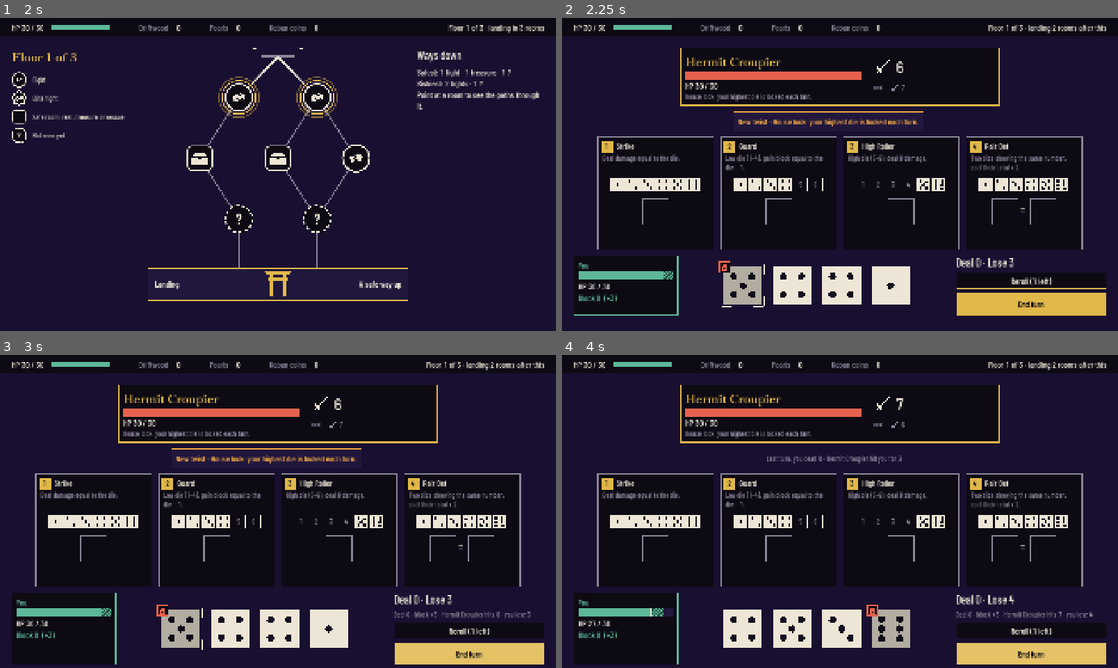
Above: before the commit, frames 1-4 (two rows, left to right).
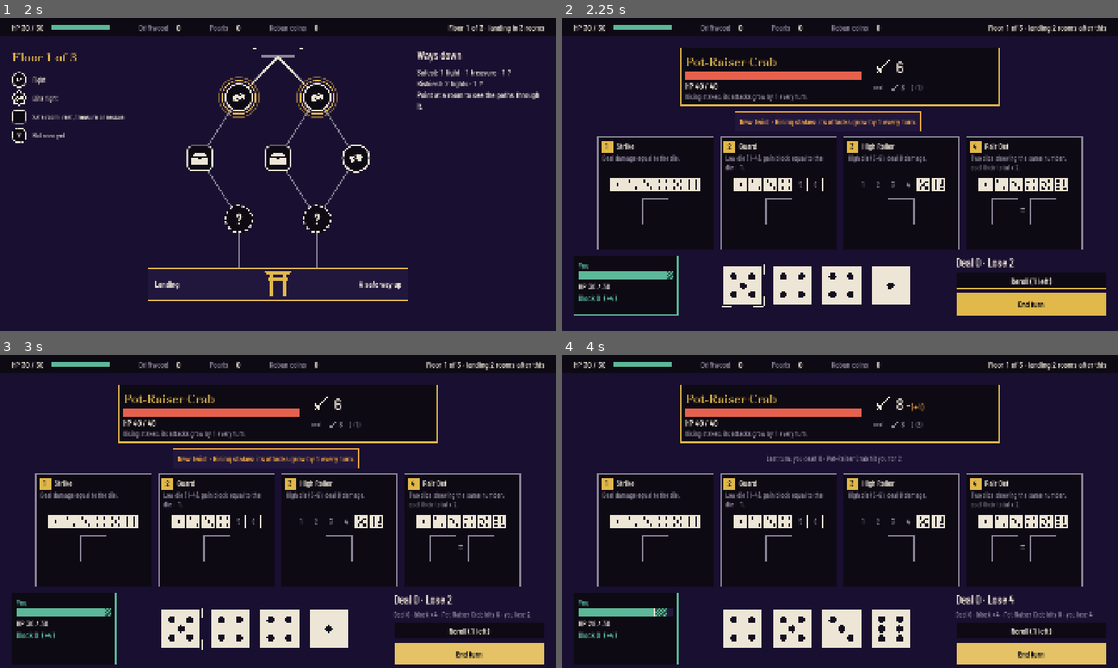
Above: after the commit, the same moments.

Repository: vantaloomin/saikoro-bay
Game: Godot game, scene res://game/boot/boot.tscn
Same seed, same stepped clock (60 frames per second), same inputs: the game is played once before the commit and once after it.
Inputs (mouse positions are in pixels of both pictures, inside the frame that each line leads up to):
- Up to frame 1 (2 s): click "Go down" at 0.5 s; click "Go down" at 1.25 s
- Up to frame 2 (2.25 s): tap Enter (ui_accept) at 2 s; drag from (801, 96) to (895, 105) at 2.02 s
- Up to frame 3 (3 s): click "End turn" at 2.75 s
- Up to frame 4 (4 s): click "End turn" at 3.5 s

Frame 1 is identical in both runs. In frame 2, 1.7% of the frame differs, in the area x 8-82%, y 12-92%; in frame 3, 1.8%, in the area x 8-96%, y 12-94%; in frame 4, 1.6%.

Commit message:
Enemies: Pufferfish Bouncer and Pot-Raiser Crab (#32)
Two more regular enemies, so fight rooms draw from five. Pufferfish Bouncer has Spines: dice left unplaced give no block, shown on the block line and in the End turn detail. Pot-Raiser Crab has Rising stakes: its attacks grow by 1 every turn, shown on the intent with an up arrow. Both are tuned to lose about 5-6 HP a fight against the greedy bot, and every CI band still passes.

Diff:
--- a/data/enemies.json
+++ b/data/enemies.json
@@ -18,6 +18,16 @@
 			"twist": "snake_eyes", "twist_text": "Snake eyes: each unplaced 1 bites for 1."
 		},
 		{
+			"id": "pufferfish_bouncer", "name": "Pufferfish Bouncer", "tier": "regular", "hp": 36,
+			"intents": ["attack:8", "attack:5+guard:6"],
+			"twist": "spines", "twist_text": "Spines: dice you leave unplaced give no block."
+		},
+		{
+			"id": "pot_raiser_crab", "name": "Pot-Raiser Crab", "tier": "regular", "hp": 40,
+			"intents": ["attack:6", "attack:7"],
+			"twist": "rising_stakes", "twist_text": "Rising stakes: its attacks grow by 1 every turn."
+		},
+		{
 			"id": "pit_boss_octopus", "name": "Pit Boss Octopus", "tier": "elite", "hp": 46,
 			"intents": ["attack:9", "attack:6+guard:6", "attack:11"],
 			"twist": "house_lock", "twist_text": "House lock: your highest die is locked each turn."
--- a/game/delve/board/fight_board.gd
+++ b/game/delve/board/fight_board.gd
@@ -37,6 +37,11 @@
 			if current.has(kind):
 				BoardStyle.draw_intent_glyph(self, Rect2(x, 10, 72, 72), kind, BoardStyle.INK)
 				draw_string(font, Vector2(x + 80, 70), str(current[kind]), HORIZONTAL_ALIGNMENT_LEFT, -1, BoardStyle.BIG, BoardStyle.INK)
+				if kind == "attack" and current.has("raised"):
+					# Rising stakes, shown climbing (Mara, #32).
+					_draw_raise(font, Vector2(x + 80 + font.get_string_size(str(current[kind]), HORIZONTAL_ALIGNMENT_LEFT, -1, BoardStyle.BIG).x + 8, 70),
+						current["raised"] as int, BoardStyle.BODY, BoardStyle.AMBER)
+					x += 90
 				x += 190
 		draw_string(font, Vector2(0, 128), "next", HORIZONTAL_ALIGNMENT_LEFT, -1, BoardStyle.SMALL, BoardStyle.DIM)
 		x = 60
@@ -44,7 +49,20 @@
 			if next.has(kind):
 				BoardStyle.draw_intent_glyph(self, Rect2(x, 104, 32, 32), kind, BoardStyle.DIM)
 				draw_string(font, Vector2(x + 36, 130), str(next[kind]), HORIZONTAL_ALIGNMENT_LEFT, -1, BoardStyle.BODY, BoardStyle.DIM)
+				if kind == "attack" and next.has("raised"):
+					_draw_raise(font, Vector2(x + 36 + font.get_string_size(str(next[kind]), HORIZONTAL_ALIGNMENT_LEFT, -1, BoardStyle.BODY).x + 6, 130),
+						next["raised"] as int, BoardStyle.SMALL, BoardStyle.DIM)
+					x += 70
 				x += 90
+
+	## "(+2)" after an attack raised by Rising stakes, with a small up arrow
+	## drawn in front so it reads as climbing, not as the base number.
+	func _draw_raise(font: Font, at: Vector2, amount: int, font_size: int, color: Color) -> void:
+		var h: float = font_size * 0.5
+		var tip: Vector2 = at + Vector2(h * 0.5, -font_size * 0.75)
+		draw_colored_polygon(PackedVector2Array([tip, tip + Vector2(h * 0.5, h * 0.6), tip + Vector2(-h * 0.5, h * 0.6)]), color)
+		draw_line(tip + Vector2(0, h * 0.5), tip + Vector2(0, h * 1.3), color, 3.0)
+		draw_string(font, at + Vector2(h + 4, 0), "(+%d)" % amount, HORIZONTAL_ALIGNMENT_LEFT, -1, font_size, color)
 
 
 var fight: Fight
@@ -434,7 +452,11 @@
 	_player_bar.ghost = _turn["lost"] if planning else 0
 	_player_hp.text = "HP %d / %d" % [_shown_player_hp, fight.player_max_hp]
 	var gain: int = _turn["block"] if planning else 0
+	var spined: int = _turn["spined"] if planning else 0
 	_player_block.text = "Block %d  (+%d)" % [_shown_player_block, gain] if gain > 0 else "Block %d" % _shown_player_block
+	if spined > 0:
+		# The cost of Spines sits on the stat it changes (Mara, #32).
+		_player_block.text = "Block %d  (+%d · spines stop %d)" % [_shown_player_block, gain, spined]
 
 
 func _set_preview(card: SlotCard, s: Fight.Slot) -> void:
@@ -494,7 +516,7 @@
 ## enemy_lost, state, detail (the full breakdown line).
 func turn_preview() -> Dictionary:
 	var preview: Dictionary = fight.preview_end_turn()
-	var t: Dictionary = {"dealt": 0, "into_guard": 0, "block": 0, "bites": 0, "hit": 0, "hit_taken": 0}
+	var t: Dictionary = {"dealt": 0, "into_guard": 0, "block": 0, "bites": 0, "hit": 0, "hit_taken": 0, "spined": 0}
 	for event: Dictionary in preview["events"] as Array[Dictionary]:
 		match event["type"] as String:
 			"damage":
@@ -509,6 +531,9 @@
 			"block":
 				if event["target"] == "player":
 					t["block"] += event["amount"] as int
+			"twist":
+				if event["twist"] == "spines":
+					t["spined"] += event["amount"] as int
 	t["lost"] = fight.player_hp - (preview["player_hp"] as int)
 	t["enemy_lost"] = fight.enemy_hp - (preview["enemy_hp"] as int)
 	t["state"] = preview["state"]
@@ -516,6 +541,8 @@
 	parts.append("Deal %d (%d into guard)" % [t["dealt"], t["into_guard"]] if (t["into_guard"] as int) > 0 else "Deal %d" % t["dealt"])
 	if (t["block"] as int) > 0:
 		parts.append("block +%d" % t["block"])
+	if (t["spined"] as int) > 0:
+		parts.append("spines stop %d block" % t["spined"])
 	if preview["state"] == Fight.State.WON:
 		parts.append("%s goes down first" % fight.enemy_name)
 	else:
--- a/sim/data/game_data.gd
+++ b/sim/data/game_data.gd
@@ -48,7 +48,7 @@
 	},
 	"enemies": {
 		"id": "id", "name": "string", "tier": "enum:regular|elite", "hp": "int", "intents": "string_list",
-		"twist": "enum:none|house_lock|snake_eyes", "twist_text": "string?",
+		"twist": "enum:none|house_lock|snake_eyes|rising_stakes|spines", "twist_text": "string?",
 	},
 	"delve": {
 		"id": "id", "floors": "int", "rows_per_floor": "int",
--- a/sim/fight/fight.gd
+++ b/sim/fight/fight.gd
@@ -11,7 +11,8 @@
 ## end_turn() runs one fixed pipeline (spec: specs/dice-fight-rules.md):
 ##   1. complete slots resolve in card order (all of them, even past 0 HP);
 ##      a half-filled Pair Bet doesn't fire and its die counts as unused
-##   2. each unused, unlocked die gives unused-die block
+##   2. each unused, unlocked die gives unused-die block (none against
+##      Spines)
 ##   3. win check: enemy at 0 HP wins; the enemy doesn't act, Mend fires
 ##   4. twist damage (Snake eyes: each unused 1 bites for 1, ignoring block;
 ##      a bite to 0 HP loses on the spot)
@@ -211,14 +212,25 @@
 func current_intent() -> Dictionary:
 	if _intents.is_empty():
 		return {}
-	return _intents[intent_index % _intents.size()]
+	return _raised(_intents[intent_index % _intents.size()], intent_index)
 
 
 ## The intent after this one, for the small dimmed "next" display.
 func next_intent() -> Dictionary:
 	if _intents.is_empty():
 		return {}
-	return _intents[(intent_index + 1) % _intents.size()]
+	return _raised(_intents[(intent_index + 1) % _intents.size()], intent_index + 1)
+
+
+## Rising stakes: attacks grow by 1 every turn, on top of the cycle, so
+## the n-th intent (from 0) attacks for n more. Other twists leave it as is.
+func _raised(intent: Dictionary, index: int) -> Dictionary:
+	if twist != "rising_stakes" or not intent.has("attack") or index <= 0:
+		return intent
+	var out: Dictionary = intent.duplicate()
+	out["attack"] = (intent["attack"] as int) + index
+	out["raised"] = index
+	return out
 
 
 func has_perk(perk_id: String) -> bool:
@@ -378,6 +390,10 @@
 	for d: Die in unused:
 		if not d.locked:
 			unused_block += _unused_die_block
+	if twist == "spines" and unused_block > 0:
+		# Spines: unused dice give no block.
+		events.append({"type": "twist", "twist": "spines", "amount": unused_block})
+		unused_block = 0
 	if unused_block > 0:
 		player_block += unused_block
 		events.append({"type": "block", "target": "player", "amount": unused_block, "source": "unused_dice"})
--- a/tests/integration/test_fight_board.gd
+++ b/tests/integration/test_fight_board.gd
@@ -209,3 +209,27 @@
 		var wav: AudioStreamWAV = BoardSounds.stream(cue)
 		assert_not_null(wav, cue)
 		assert_between(wav.get_length(), 0.03, 0.6, cue)
+
+
+func test_spines_show_their_cost_on_the_block_line() -> void:
+	var puffer: Fight = Fight.create(data, "fresh", "pufferfish_bouncer", RngStreams.new(4))
+	var values: Array[int] = [1, 1, 4, 3]
+	for i: int in 4:
+		puffer.hand[i].value = values[i]
+	var other: FightBoard = BOARD.instantiate() as FightBoard
+	other.setup(puffer, data)
+	add_child_autofree(other)
+	other._on_die_pressed(2)
+	other._on_slot_pressed("guard")
+	assert_string_contains(other._player_block.text, "spines stop 3")
+	assert_string_contains(other.turn_preview()["detail"], "spines stop 3 block")
+
+
+func test_rising_stakes_mark_the_raise_on_the_intent() -> void:
+	var crab: Fight = Fight.create(data, "fresh", "pot_raiser_crab", RngStreams.new(4))
+	crab.intent_index = 2
+	var other: FightBoard = BOARD.instantiate() as FightBoard
+	other.setup(crab, data)
+	add_child_autofree(other)
+	assert_eq(other._intent.current["raised"], 2)
+	assert_eq(other._intent.next["raised"], 3)
--- a/tests/unit/test_fight.gd
+++ b/tests/unit/test_fight.gd
@@ -11,6 +11,10 @@
 		"twist": "house_lock", "twist_text": "t"},
 	{"id": "snake_eyes_eel", "name": "Snake-Eyes Eel", "tier": "regular", "hp": 16, "intents": ["attack:4", "attack:4", "attack:9"],
 		"twist": "snake_eyes", "twist_text": "t"},
+	{"id": "test_puffer", "name": "Test Puffer", "tier": "regular", "hp": 30, "intents": ["attack:9"],
+		"twist": "spines", "twist_text": "t"},
+	{"id": "test_crab", "name": "Test Crab", "tier": "regular", "hp": 30, "intents": ["attack:4", "attack:5"],
+		"twist": "rising_stakes", "twist_text": "t"},
 	{"id": "test_elite", "name": "Test Elite", "tier": "elite", "hp": 40, "intents": ["attack:8"],
 		"twist": "none", "twist_text": ""},
 ]
@@ -343,6 +347,39 @@
 		if event["source"] == "twist:snake_eyes":
 			bites += 1
 	assert_eq(bites, 2)
+
+
+func test_spines_stop_block_from_unused_dice() -> void:
+	var fight: Fight = _fight("test_puffer")
+	_set_hand(fight, [1, 1, 4, 3])
+	fight.place(2, "guard")
+	fight.place(3, "strike")
+	var preview: Dictionary = fight.preview_end_turn()
+	fight.end_turn()
+	# Guard 5 only, no unused-die block: 9 - 5 = 4 through.
+	assert_eq(fight.player_hp, 26)
+	assert_eq(preview["player_hp"], 26, "the preview runs the same rule")
+	var spined: Array[Dictionary] = _events_of(fight, "twist")
+	assert_eq(spined.size(), 1)
+	assert_eq(spined[0]["amount"], 2, "the block it stopped is in the event")
+	for event: Dictionary in _events_of(fight, "block"):
+		assert_ne(event["source"], "unused_dice")
+
+
+func test_rising_stakes_grow_each_attack_by_one() -> void:
+	var fight: Fight = _fight("test_crab")
+	var attacks: Array[int] = []
+	for t: int in 4:
+		attacks.append(fight.current_intent()["attack"] as int)
+		if t == 0:
+			assert_eq(fight.next_intent()["attack"], 6, "the next intent shows its raise too")
+		_set_hand(fight, [6, 6, 6, 6])
+		for d: int in 4:
+			fight.place(d, "guard") if d < 2 else fight.place(d, "strike")
+		fight.end_turn()
+		if fight.state != Fight.State.PLAYER_TURN:
+			break
+	assert_eq(attacks, [4, 6, 6, 8] as Array[int])
 
 
 func test_enemy_guard_protects_during_the_turn_its_shown() -> void:
